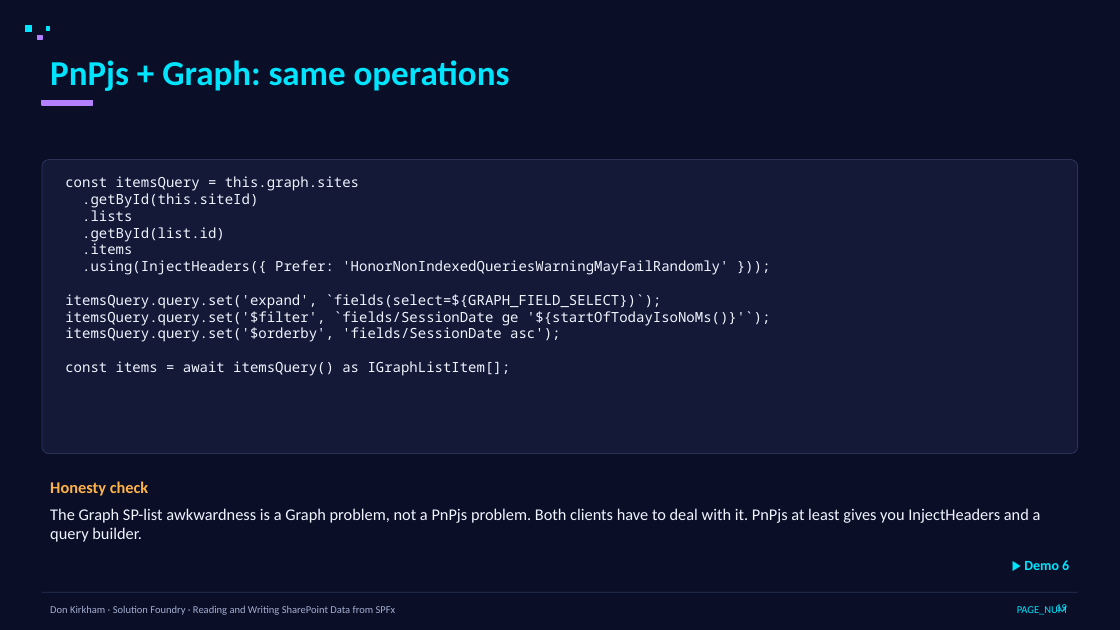
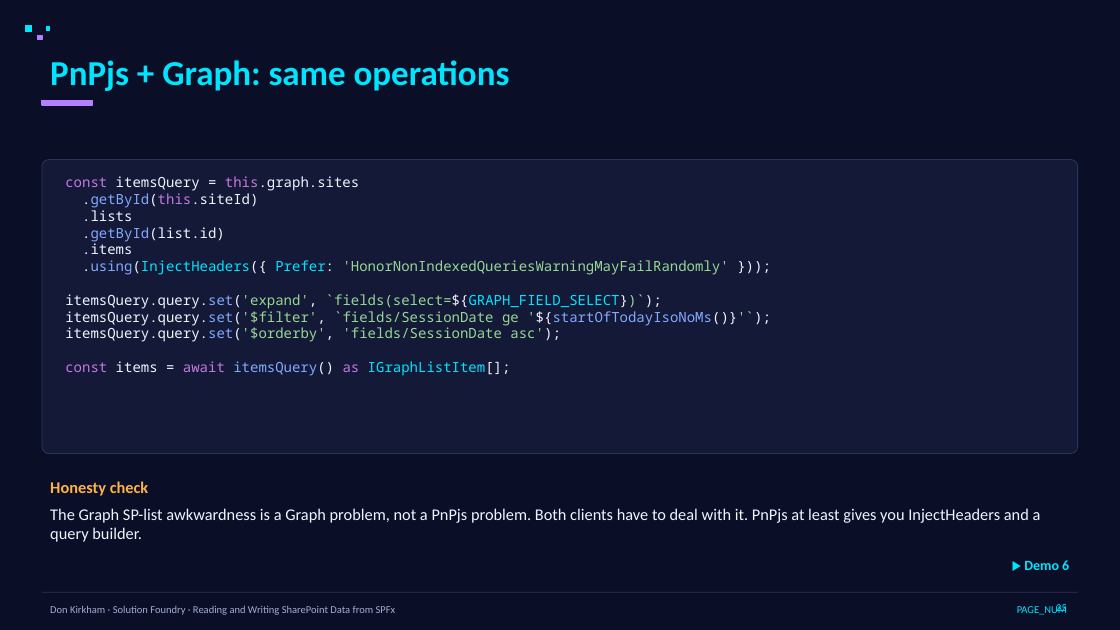
Before and after one commit to DonKirkham/dataDemo, a slide deck: slide 25 of presentation/data-access-spfx.pptx (slide 19 before the commit). Drawn at 1120x630 pixels with LibreOffice and Linux fonts; fonts in the diff are those of the drawing. Boxes give left, top, right and bottom in pixels: in the first picture for what was removed or moved away, otherwise in the second. Text is boxed around its words. In the diff, an @@ line names an element or a change of style, - is before the commit and + after.

```diff
--- a/presentation/data-access-spfx.pptx
+++ b/presentation/data-access-spfx.pptx
@@ text at [65,176,771,376]: text colour #F0F4FF to #C678DD in "const this.graph.sites", ".getById(this.siteId)", "const await as"; text colour #F0F4FF to #82AAFF in ".getById(this.siteId)", ".getById(list.id)", ".using(InjectHeaders({", "itemsQuery.query.set('expand'," and 3 more places; text colour #F0F4FF to #00E5FF in ".using(InjectHeaders({ Prefer:", "`fields(select=${GRAPH_FIELD_SELECT})`);", "IGraphListItem[];"; text colour #F0F4FF to #98D894 in "'HonorNonIndexedQueriesWarningMayFailRandomly'", "itemsQuery.query.set('expand', `fields(select=${GRAPH_FIELD_ ...", "itemsQuery.query.set('$filter', `fields/SessionDate ge '${st ...", "itemsQuery.query.set('$orderby', 'fields/SessionDate asc');" @@
```
Also in this commit, not shown: 19 other slides changed, 6 slides added, 2 other files.
